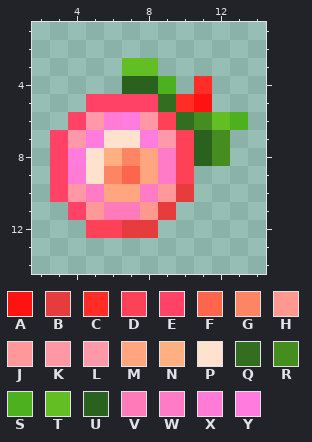
Edited in one commit: pixel-art sprite (oresources/cyclicmagic/textures/items/horse_upgrade_health.png). The first picture shows the starting point.
The file is 16x16 pixels. Colours within 5 levels of each other are drawn and written as one. Shown: x 2..14, y 1..14.
Palette (. is transparent): A #fd1412  B #e73c3d  C #ff2d25  D #ff4158  E #ff4266  F #fd654c  G #fe8563  H #ff988f  J #ff9898  K #ff98a4  L #ff99aa  M #ffa680  N #ffb083  P #ffe2ce  Q #336d1f  R #468d1f  S #4db01f  T #63be24  U #2a611f  V #ff7ab8  W #ff7bc5  X #ff7bd5  Y #ff7cde
New version:
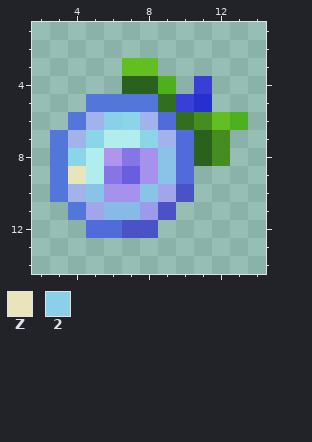
Colours new in this view: Z #e8e5bc  2 #89d0e8
What changed:
colour A: #fd1412 -> #2630cf
colour B: #e73c3d -> #4a53c5
colour C: #ff2d25 -> #393ed6
colour D: #ff4158 -> #516bda
colour E: #ff4266 -> #5376db
colour F: #fd654c -> #695fde
colour G: #fe8563 -> #8775e5
colour H: #ff988f -> #9b9aeb
colour J: #ff9898 -> #a1a6eb
colour L: #ff99aa -> #a2b3eb
colour M: #ffa680 -> #a691ec
colour N: #ffb083 -> #af95ee
colour P: #ffe2ce -> #b1eded
colour V: #ff7ab8 -> #87bae7
colour W: #ff7bc5 -> #89c4e8
colour Y: #ff7cde -> #8ad6e8
y 6: x 6 X -> 2; x 8 K -> L
y 9: x 4 X -> Z
y 10: x 4 K -> L
Changed places in both pictures, as pixel boxes (x1, y1, x2, y2):
changed: (50, 76, 212, 238)
